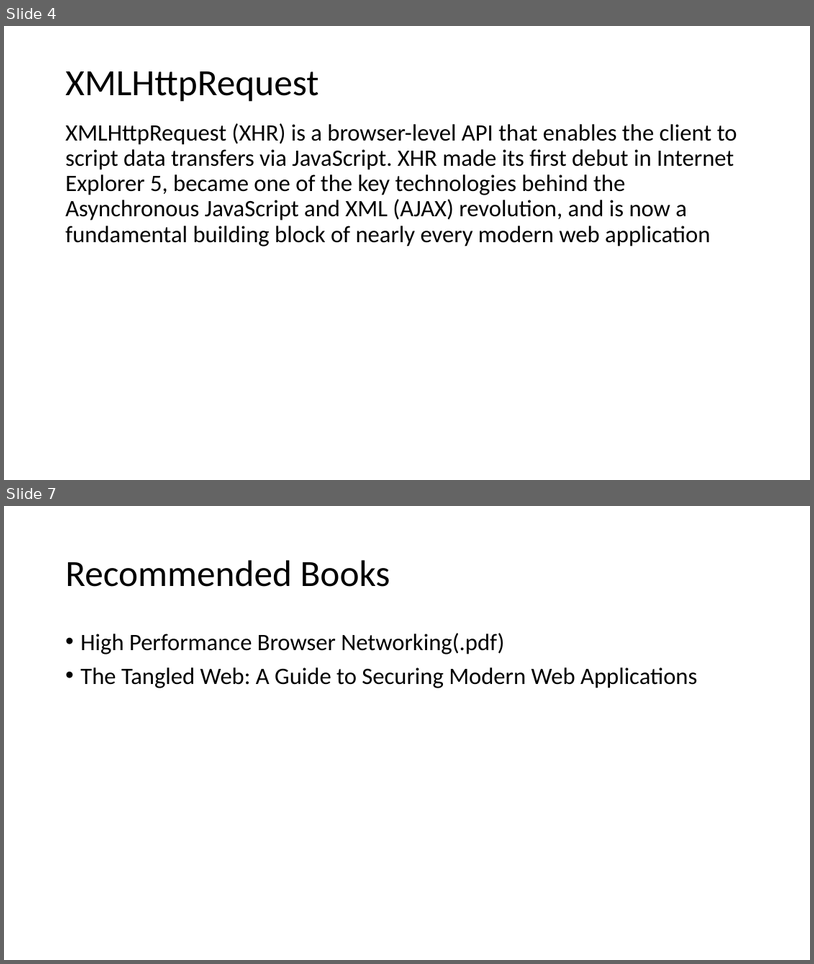
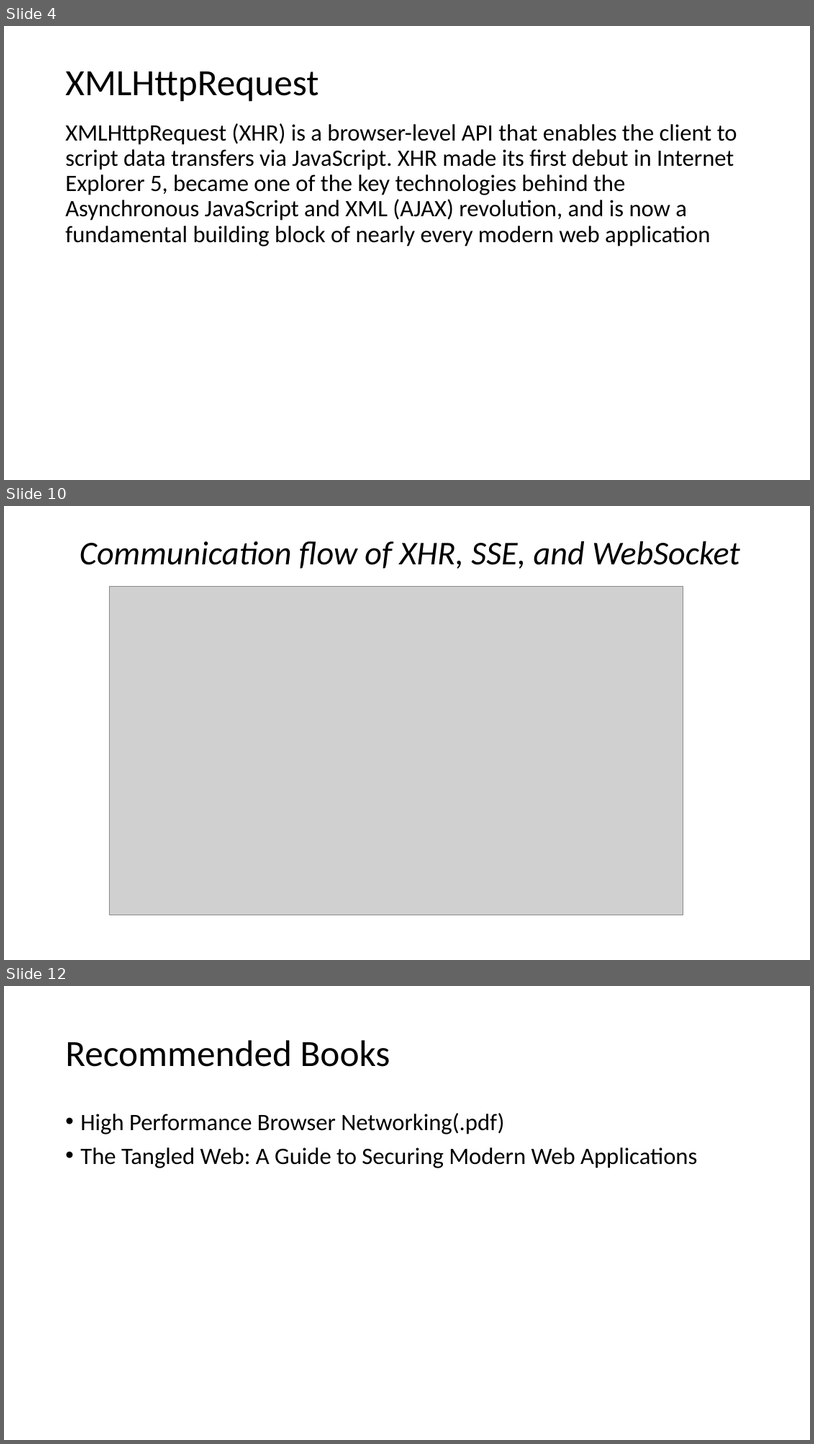
Before and after one commit to nkxiaochuan/BrowserNetworking, a slide deck: src/main/webapp/browser_networking.pptx. Shown one above the other, each under a label of ours: slides 4 and 7 before the commit, slides 4, 10 and 12 after it; the slides between them are not shown. The pictures are 814x964 and 814x1444 pixels, drawn with LibreOffice and Linux fonts; fonts in the diff are those of the drawing; grey boxes stand for pictures. Boxes give left, top, right and bottom in pixels: in the first picture for what was removed or moved away, otherwise in the second. Text is boxed around its words. In the diff, an @@ line names an element or a change of style, - is before the commit and + after.

```diff
--- a/src/main/webapp/browser_networking.pptx
+++ b/src/main/webapp/browser_networking.pptx
@@ slide 10 added at <box>4,506,810,960</box>, background #FFFFFF @@
@@ title added at <box>80,541,741,569</box>, 39.6 pt, text #000000, italic @@
+Communication flow of XHR, SSE, and WebSocket
@@ picture added at <box>109,587,684,915</box> @@
@@ what was slide 7 is now slide 12 @@
```
Also in this commit, not shown: 1 slide changed, 5 other slides added, 1 slide removed.
